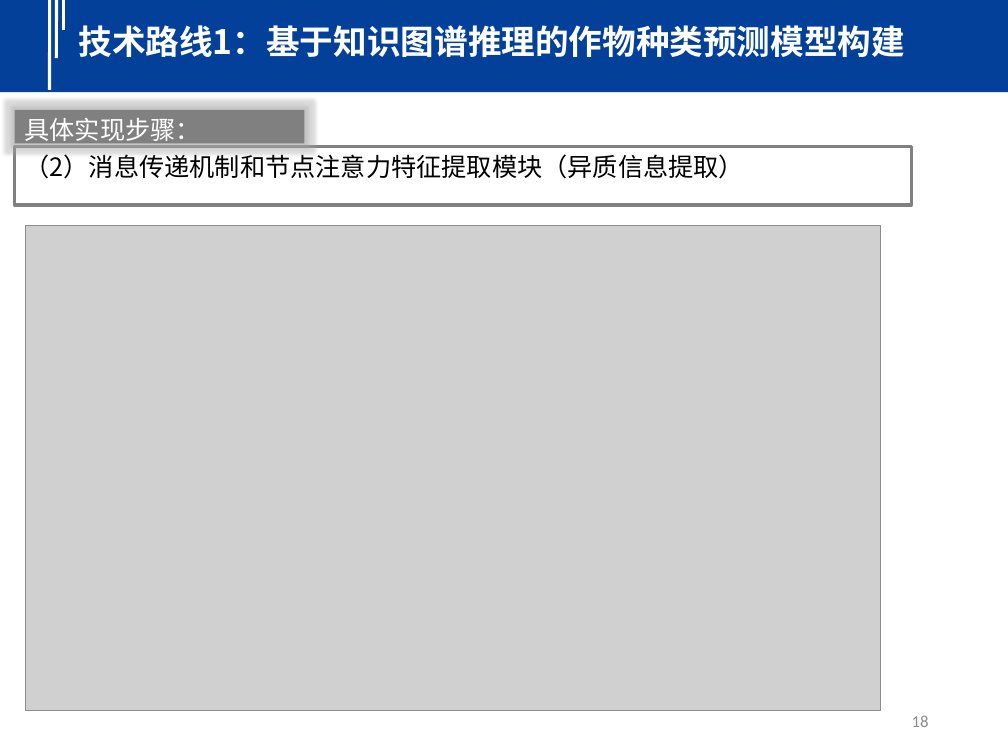
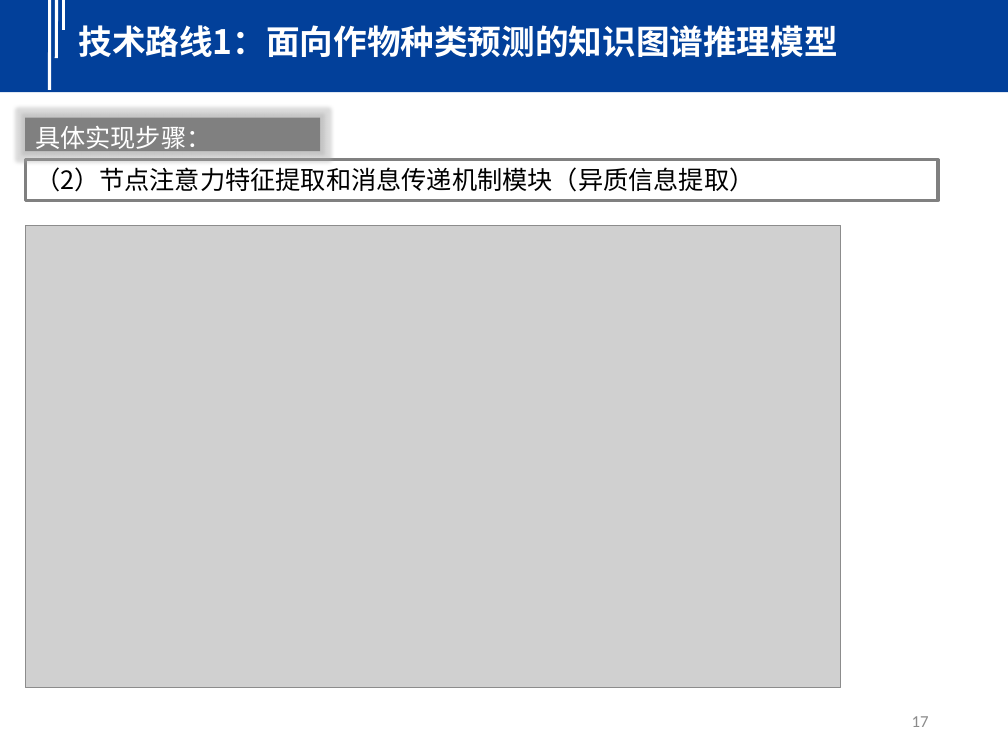
Before and after one commit to seu-cloud/seu-cloud-study, a slide deck: slide 17 of PPT/2023/20230602-巩傲凡-面向作物种类预测的知识推理技术研究.pptx (slide 18 before the commit). Drawn at 1008x756 pixels with LibreOffice and Linux fonts; fonts in the diff are those of the drawing; grey boxes stand for pictures. Boxes give left, top, right and bottom in pixels: in the first picture for what was removed or moved away, otherwise in the second. Text is boxed around its words. In the diff, an @@ line names an element or a change of style, - is before the commit and + after.

```diff
--- a/PPT/2023/20230602-巩傲凡-面向作物种类预测的知识推理技术研究.pptx
+++ b/PPT/2023/20230602-巩傲凡-面向作物种类预测的知识推理技术研究.pptx
@@ text at box(79, 25, 838, 57): text changed @@
-技术路线1：基于知识图谱推理的作物种类预测模型构建
+技术路线1：面向作物种类预测的知识图谱推理模型
@@ rectangle "具体实现步骤：": place and size @@
-rectangle "具体实现步骤：" at box(14, 110, 304, 143)
+rectangle "具体实现步骤：" at box(25, 118, 321, 151)
@@ rectangle "（2）节点注意力特征提取和消息传递机制模块（异质信息提取）": place and size @@
-rectangle "（2）节点注意力特征提取和消息传递机制模块（异质信息提取）" at box(14, 146, 911, 205)
+rectangle "（2）节点注意力特征提取和消息传递机制模块（异质信息提取）" at box(25, 160, 938, 201)
@@ text in rectangle at box(35, 167, 755, 192): text changed @@
-（2）消息传递机制和节点注意力特征提取模块（异质信息提取）
+（2）节点注意力特征提取和消息传递机制模块（异质信息提取）
@@ picture: place and size @@
-picture at box(25, 225, 881, 710)
+picture at box(25, 225, 841, 687)
@@ page number at box(912, 716, 929, 727): text changed @@
-18
+17
```
Also in this commit, not shown: 17 other slides changed, 1 slide added, 1 slide removed.
